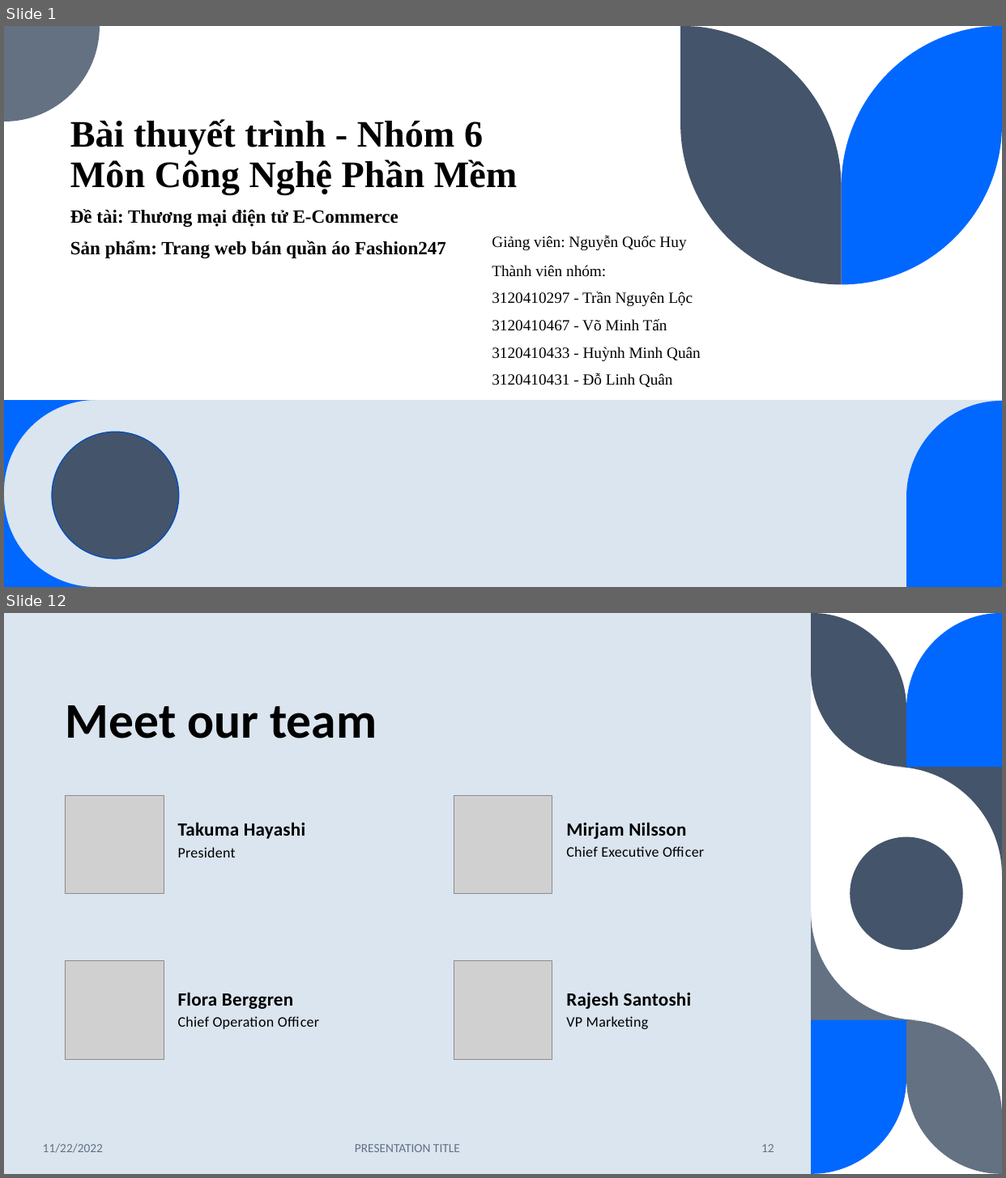
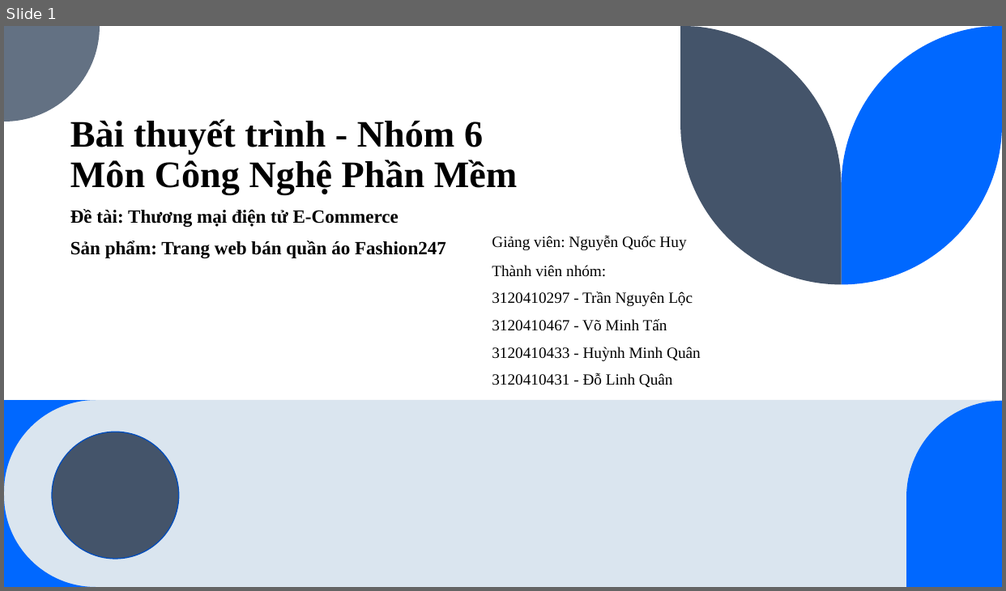
Before and after one commit to EdgarIgnite16/SGU-Course, a slide deck: Nam3_HK1/CNPM_SoftTech/N6_ECommerce_Fashion247.pptx. Shown one above the other, each under a label of ours: slides 1 and 12 before the commit, slide 1 after it; the slides between them are not shown. The pictures are 1006x1178 and 1006x591 pixels, drawn with LibreOffice and Linux fonts; fonts in the diff are those of the drawing; grey boxes stand for pictures. Boxes give left, top, right and bottom in pixels: in the first picture for what was removed or moved away, otherwise in the second. Text is boxed around its words. In the diff, an @@ line names an element or a change of style, - is before the commit and + after.

```diff
--- a/Nam3_HK1/CNPM_SoftTech/N6_ECommerce_Fashion247.pptx
+++ b/Nam3_HK1/CNPM_SoftTech/N6_ECommerce_Fashion247.pptx
@@ slide 12 removed at (x1=4, y1=613, x2=1002, y2=1174), background #FFFFFF @@
@@ rectangle removed at (x1=4, y1=613, x2=811, y2=1174) @@
@@ freeform shape removed at (x1=811, y1=613, x2=907, y2=767) @@
@@ freeform shape removed at (x1=907, y1=613, x2=1002, y2=767) @@
@@ title removed at (x1=66, y1=705, x2=377, y2=739) @@
-Meet our team
@@ freeform shape removed at (x1=893, y1=767, x2=1002, y2=875) @@
@@ picture removed at (x1=66, y1=796, x2=164, y2=894) @@
@@ picture removed at (x1=454, y1=796, x2=552, y2=894) @@
@@ text removed at (x1=178, y1=822, x2=305, y2=839) @@
-Takuma Hayashi
@@ text removed at (x1=566, y1=822, x2=686, y2=839) @@
-Mirjam Nilsson
@@ text removed at (x1=178, y1=847, x2=236, y2=858) @@
-President
@@ text removed at (x1=566, y1=846, x2=704, y2=857) @@
-Chief Executive Officer
@@ ellipse removed at (x1=850, y1=837, x2=963, y2=950) @@
@@ freeform shape removed at (x1=811, y1=912, x2=919, y2=1020) @@
@@ picture removed at (x1=66, y1=961, x2=164, y2=1059) @@
@@ picture removed at (x1=454, y1=961, x2=552, y2=1059) @@
@@ text removed at (x1=178, y1=992, x2=293, y2=1009) @@
-Flora Berggren
@@ text removed at (x1=566, y1=992, x2=692, y2=1009) @@
-Rajesh Santoshi
@@ text removed at (x1=178, y1=1016, x2=319, y2=1029) @@
-Chief Operation Officer
@@ text removed at (x1=566, y1=1016, x2=649, y2=1029) @@
-VP Marketing
@@ freeform shape removed at (x1=811, y1=1020, x2=907, y2=1174) @@
@@ freeform shape removed at (x1=907, y1=1020, x2=1002, y2=1174) @@
@@ text removed at (x1=43, y1=1144, x2=103, y2=1153) @@
-11/22/2022
@@ text removed at (x1=355, y1=1144, x2=460, y2=1152) @@
-PRESENTATION TITLE
@@ page number removed at (x1=761, y1=1144, x2=774, y2=1152) @@
-12
```
Also in this commit, not shown: 5 slides changed, 14 slides added, 12 other slides removed, 3 other files.
